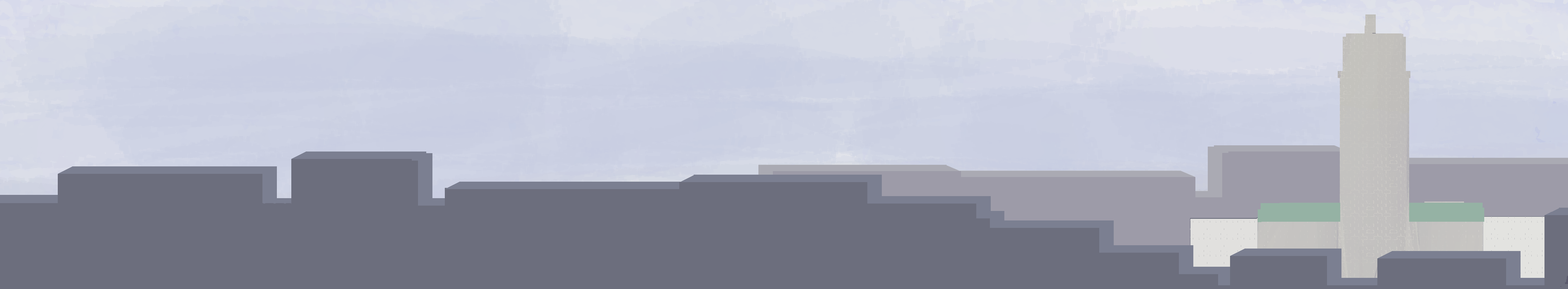
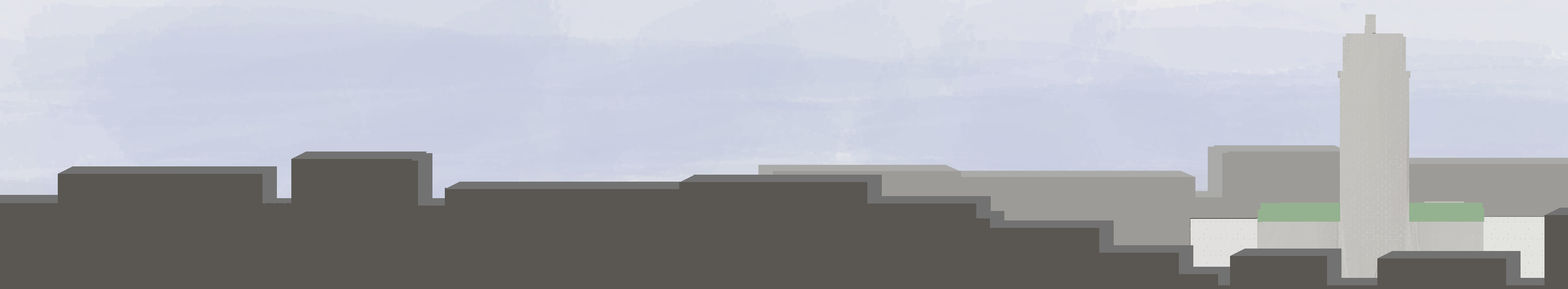
Two versions of the same layered image (1568x289). Layer-by-layer changes:
hid "Layer 7" over (0, 0, 1568, 289)
hid "Layer 5" over (0, 0, 1568, 289)
